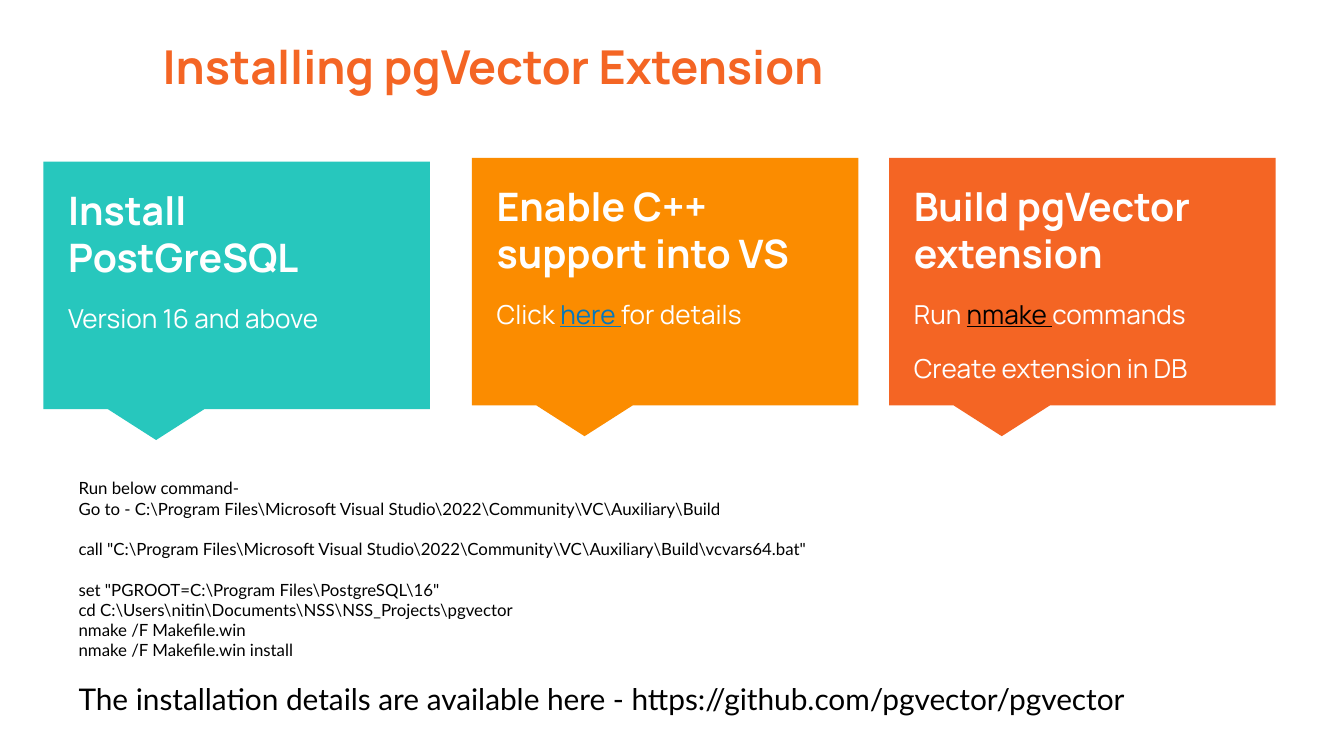
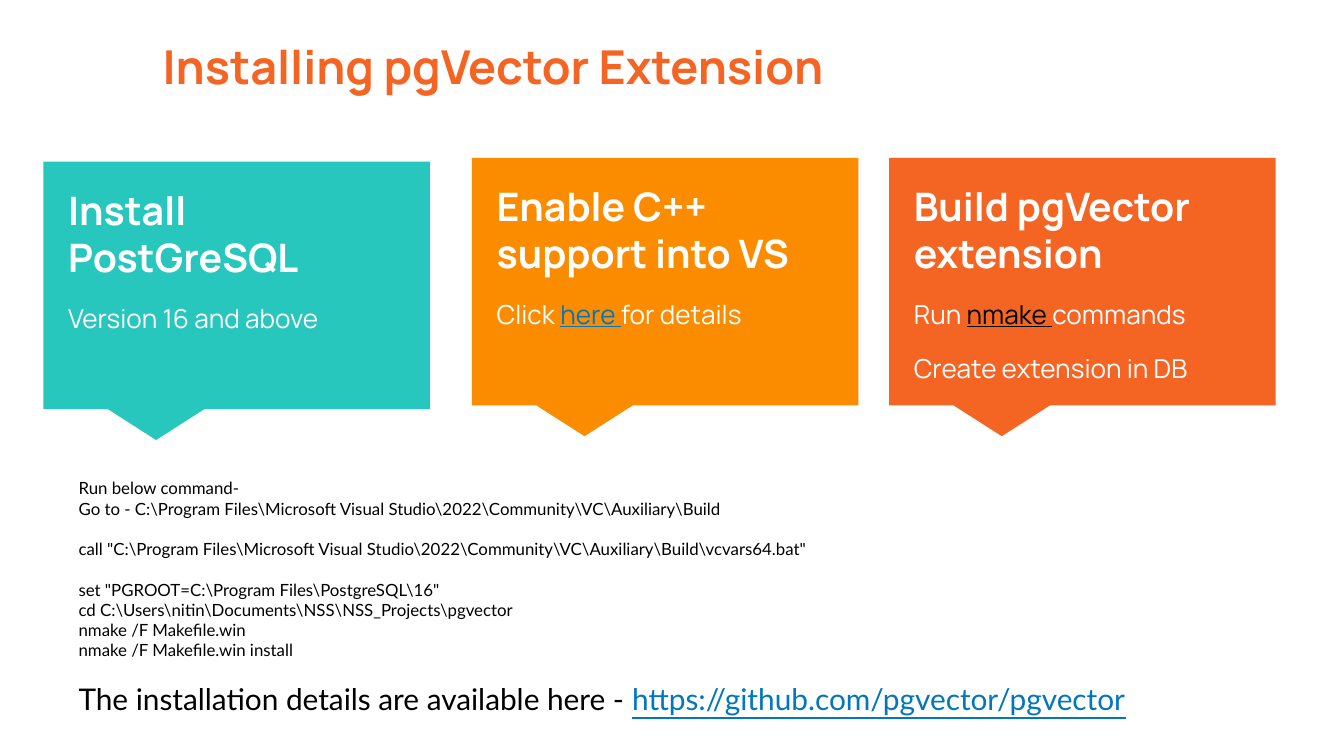
Before and after one commit to ndpawar1981/IMDb-Movie-chat-bot, a slide deck: slide 6 of DS-08-capstone-Nitin-Pawar.pptx (slide 5 before the commit). Drawn at 1344x756 pixels with LibreOffice and Linux fonts; fonts in the diff are those of the drawing. Boxes give left, top, right and bottom in pixels: in the first picture for what was removed or moved away, otherwise in the second. Text is boxed around its words. In the diff, an @@ line names an element or a change of style, - is before the commit and + after.

```diff
--- a/DS-08-capstone-Nitin-Pawar.pptx
+++ b/DS-08-capstone-Nitin-Pawar.pptx
@@ text at bbox=[79, 688, 1125, 716]: text colour #000000 to #0277BD, underline on in "https://github.com/pgvector/pgvector" @@
```
Also in this commit, not shown: 4 other slides changed, 3 slides added, 1 slide removed, 7 other files.
